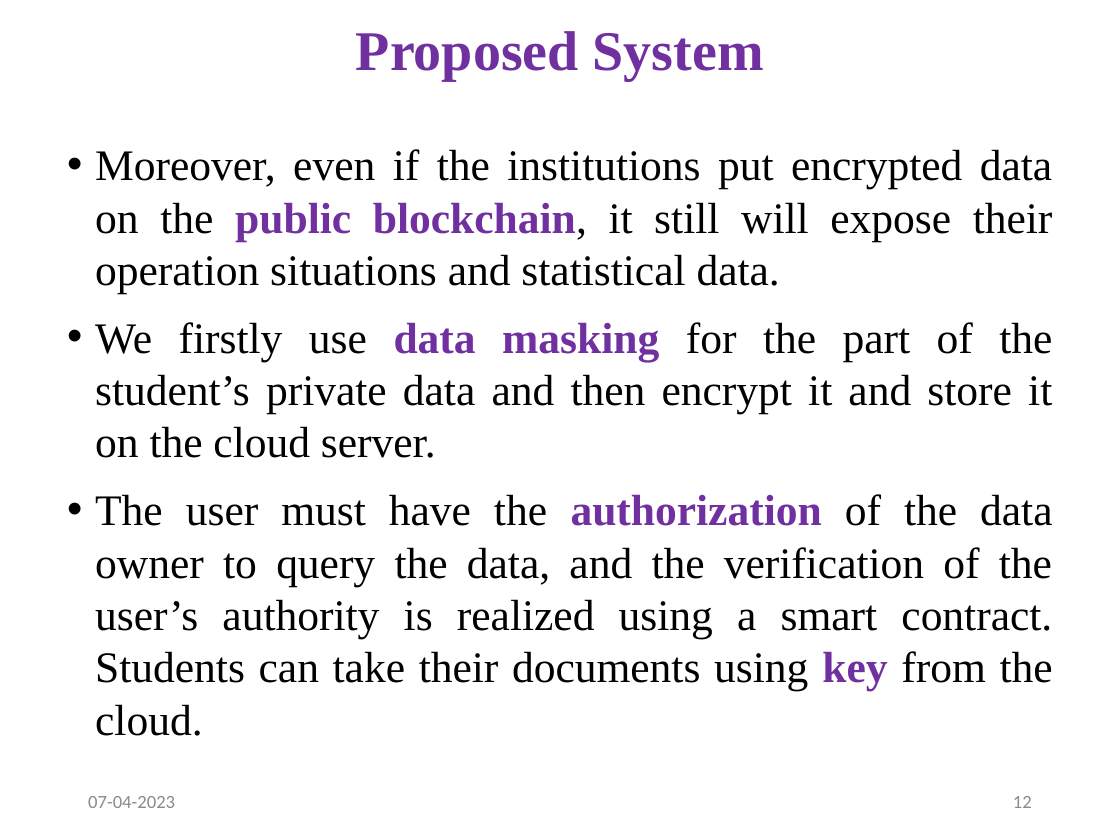
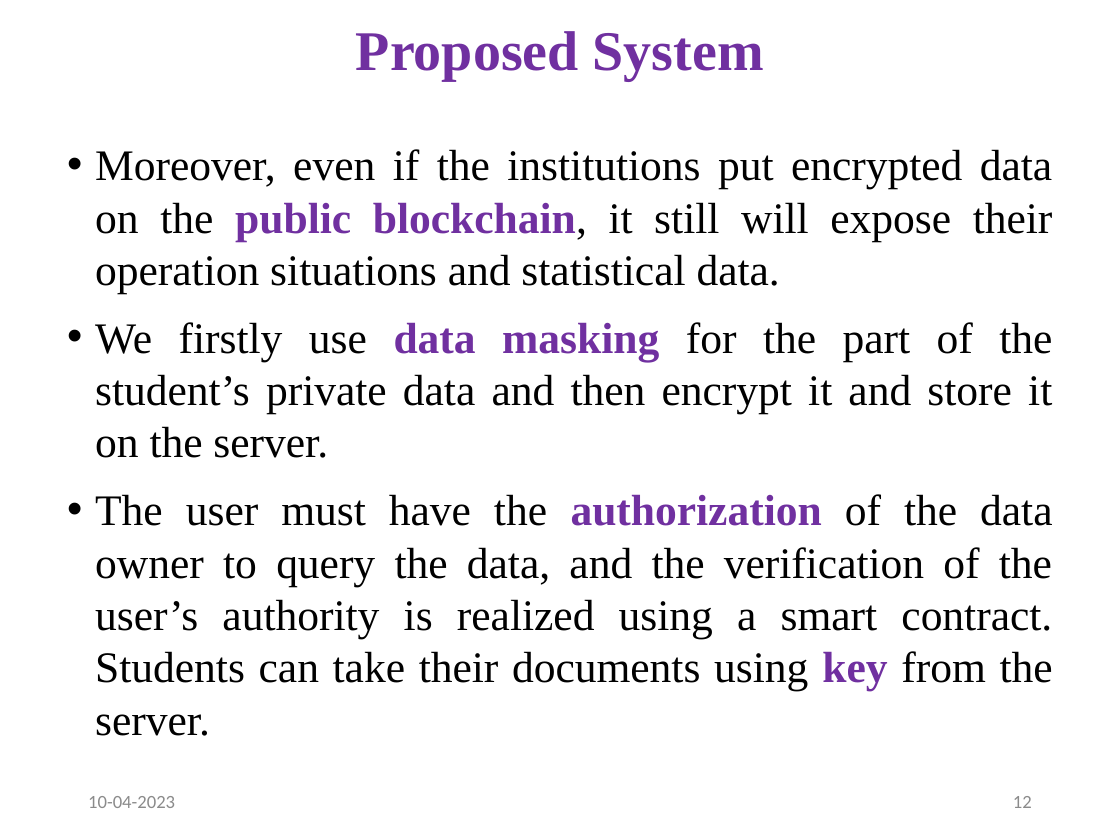
Before and after one commit to ValarmathyV/A-Blockchain-Based-Credible-and-Secure-Education-data-Management-using-PBFT-Algorithm, a slide deck: slide 12 of FINAL PPT FOR PRESENTATION.pptx. Drawn at 1120x840 pixels with LibreOffice and Linux fonts; fonts in the diff are those of the drawing. Boxes give left, top, right and bottom in pixels: in the first picture for what was removed or moved away, otherwise in the second. Text is boxed around its words. In the diff, an @@ line names an element or a change of style, - is before the commit and + after.

```diff
--- a/FINAL PPT FOR PRESENTATION.pptx
+++ b/FINAL PPT FOR PRESENTATION.pptx
@@ text at (95, 322, 1053, 736): text changed @@
-• We firstly use data masking for the part of the student’s private data and then encrypt it and store it on the cloud server.
-• The user must have the authorization of the data owner to query the data, and the verification of the user’s authority is realized using a smart contract. Students can take their documents using key from the cloud.
+• We firstly use data masking for the part of the student’s private data and then encrypt it and store it on the server.
+• The user must have the authorization of the data owner to query the data, and the verification of the user’s authority is realized using a smart contract. Students can take their documents using key from the server.
@@ text at (88, 796, 175, 808): text changed @@
-07-04-2023
+10-04-2023
```
Also in this commit, not shown: 34 other slides changed.
